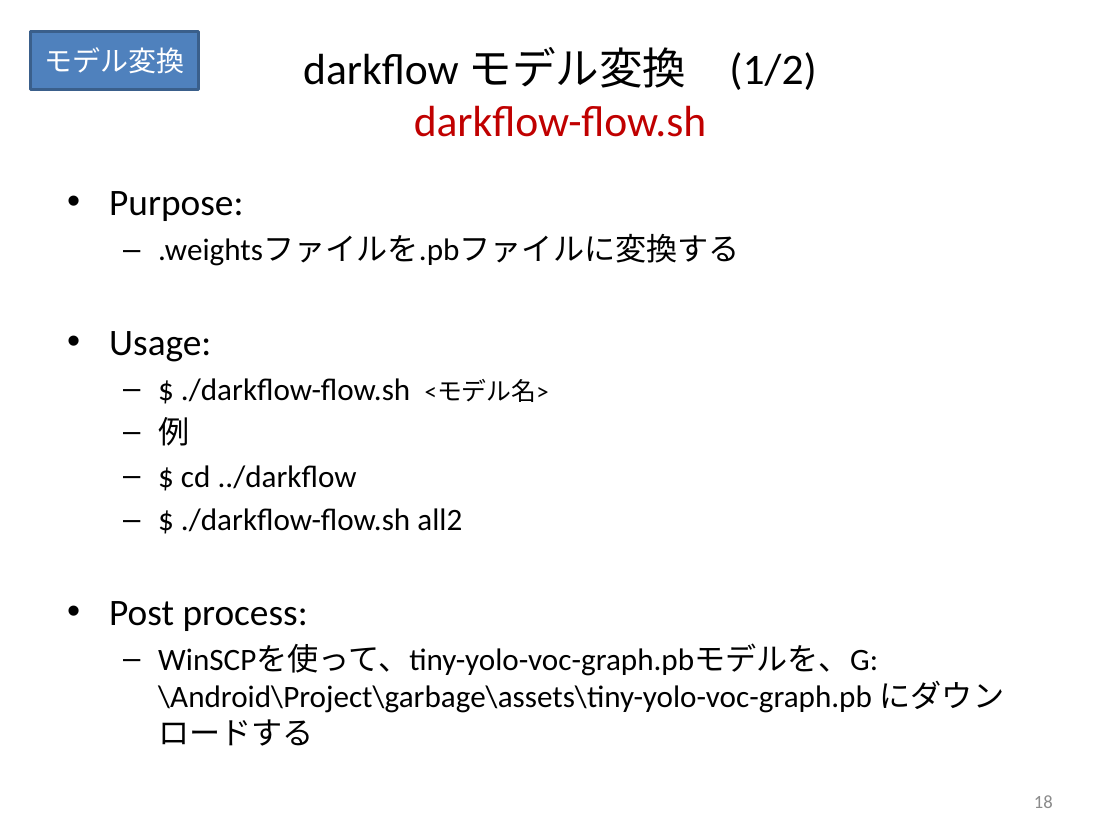
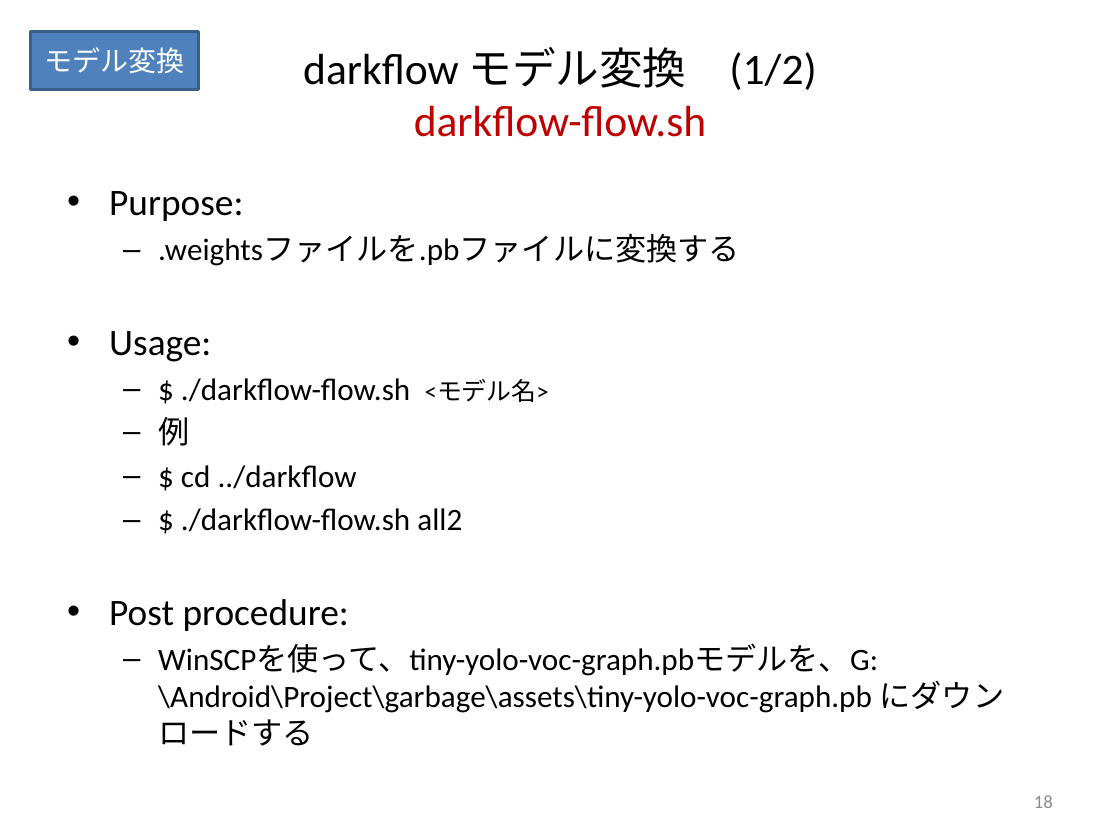
Before and after one commit to keides2/android-yolo-v2, a slide deck: slide 18 of docs/[PPTX] ごみ分別人工知能スマホアプリ作成手順.pptx. Drawn at 1120x840 pixels with LibreOffice and Linux fonts; fonts in the diff are those of the drawing. Boxes give left, top, right and bottom in pixels: in the first picture for what was removed or moved away, otherwise in the second. Text is boxed around its words. In the diff, an @@ line names an element or a change of style, - is before the commit and + after.

```diff
--- a/docs/[PPTX] ごみ分別人工知能スマホアプリ作成手順.pptx
+++ b/docs/[PPTX] ごみ分別人工知能スマホアプリ作成手順.pptx
@@ text at <box>109,599,349,631</box>: text changed @@
-• Post process:
+• Post procedure:
```
Also in this commit, not shown: 7 other slides changed, 3 other files.
